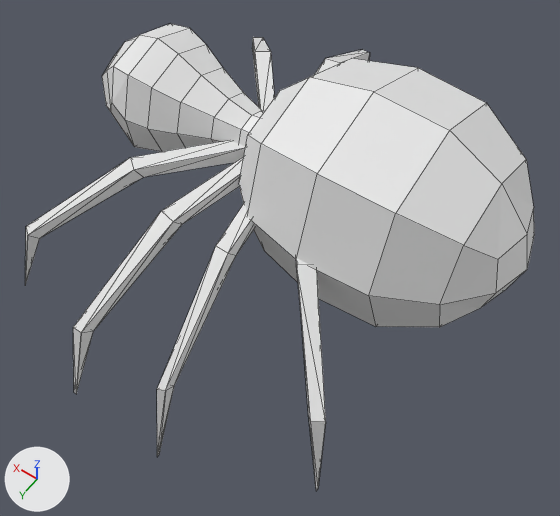
The Blender file data/creatures/spider/spider.blend: old version first, new version second.
Camera for both pictures: a 50 mm camera at (-0.909, 1.312, 1.973) aimed at (-0.11, 0.194, 0.216). Every picture has the same lights, and +X, +Y and +Z are marked at lower left. Mesh edges are drawn as thin lines.

Objects in the first picture: 'MeshCorpse', 'MeshLegs'.
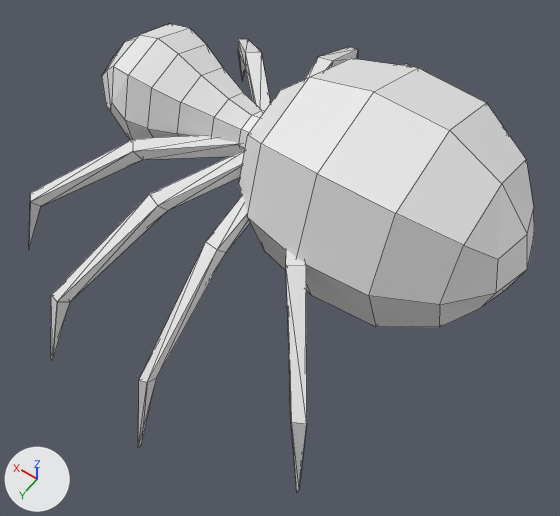
Changed parts and their boxes [x1, y1, x2, y2] in the pictures (560 x 516 px; the box of a moved part takes in the faces that stretch with it):
'MeshLegs', reshaped: before [25, 37, 370, 490]; after [29, 39, 509, 491]
part 1 of me_meshlegs, moved or reshaped: before [25, 141, 245, 286]; after [29, 135, 242, 248]
part 2 of me_meshlegs, moved or reshaped: before [73, 157, 244, 394]; after [51, 150, 245, 360]
part 3 of me_meshlegs, moved or reshaped: before [157, 203, 255, 456]; after [138, 195, 250, 448]
part 4 of me_meshlegs, moved or reshaped: before [296, 258, 326, 490]; after [286, 249, 307, 491]
part 5 of me_meshlegs, moved or reshaped: before [252, 37, 274, 111]; after [238, 39, 270, 111]
part 6 of me_meshlegs, moved or reshaped: before [315, 50, 370, 74]; after [305, 47, 358, 79]

What changed in the scene script:
```text
Change me_meshlegs:
    where me_meshlegs.from_pydata(...)  # 144 vertices, 256 faces; spans x -0.8..0.8, y -0.34..0.1, z -0.7..0.41
    used by ob_meshlegs; location = (-0.127, 0.0, 0.34); rotation_euler = (1.571, 0.0, -1.571), in degrees (90, 0, -90)
    me_meshlegs part 1: the loose piece of 18 vertices spanning x -0.61..-0.04, y -0.34..0.1, z -0.7..-0.22 is scaled about its middle by (0.841, 1, 1.19), then moved by (0.06, 0.0, -0.05)
    me_meshlegs part 2: the loose piece of 18 vertices spanning x -0.79..-0.07, y -0.34..0.1, z -0.31..-0.16 is turned -10 degrees about the y axis through its middle, then moved by (0.02, 0.0, -0.07)
    me_meshlegs part 3: the loose piece of 18 vertices spanning x -0.8..-0.08, y -0.34..0.1, z -0.13..0.01 is turned -4.2 degrees about the y axis through the mesh origin
    me_meshlegs part 4: the loose piece of 18 vertices spanning x -0.63..-0.06, y -0.34..0.1, z -0.06..0.41 is scaled about the mesh origin by (1.05, 1, 0.926)
    me_meshlegs part 5: the loose piece of 18 vertices spanning x 0.04..0.61, y -0.34..0.1, z -0.7..-0.22 is scaled about its middle by (0.937, 1, 1.08), then moved by (-0.02, 0.0, -0.02)
    me_meshlegs part 6: the loose piece of 18 vertices spanning x 0.07..0.79, y -0.34..0.1, z -0.31..-0.16 is scaled about its middle by (0.988, 1, 1.31), then moved by (-0.01, 0.0, -0.02)
```
